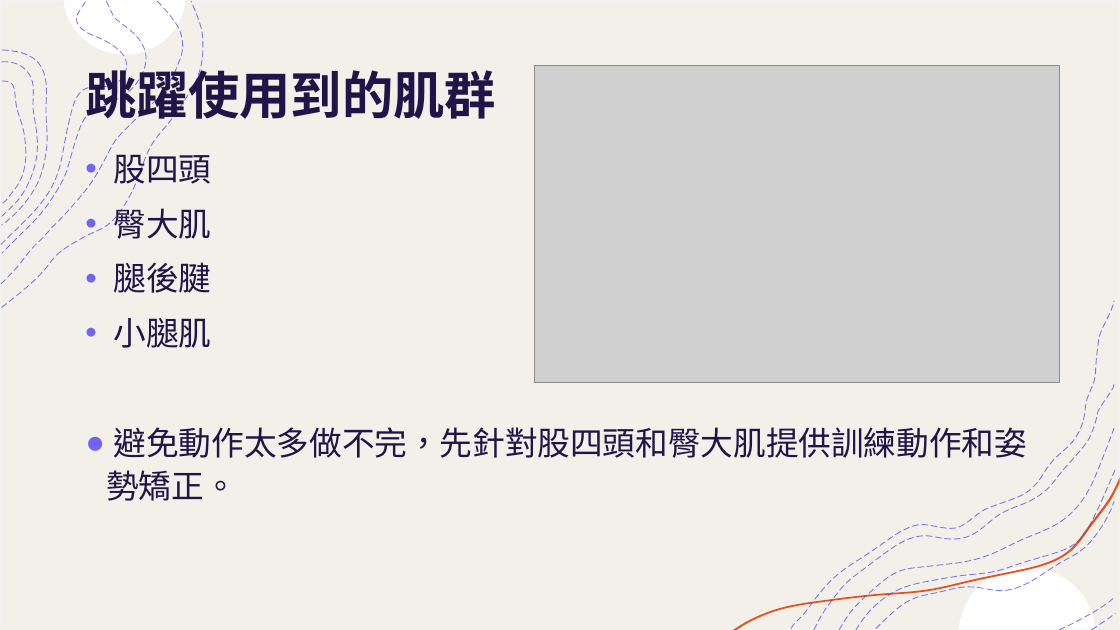
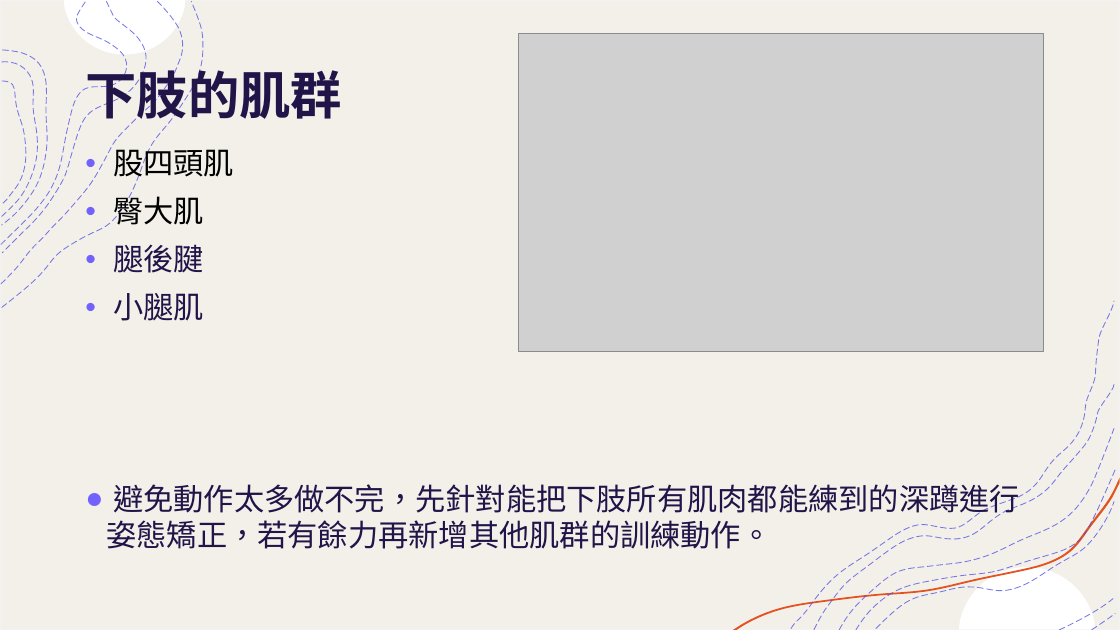
Before and after one commit to mizulun/seatpose-system, a slide deck: slide 8 of 提升運動表現輔助系統.pptx. Drawn at 1120x630 pixels with LibreOffice and Linux fonts; fonts in the diff are those of the drawing; grey boxes stand for pictures. Boxes give left, top, right and bottom in pixels: in the first picture for what was removed or moved away, otherwise in the second. Text is boxed around its words. In the diff, an @@ line names an element or a change of style, - is before the commit and + after.

Commit message:
更改成下肢重訓姿勢矯正輔助系統 更改設計動機與目的 新增姿勢判定標準 新增架設環境遇到的問題

```diff
--- a/提升運動表現輔助系統.pptx
+++ b/提升運動表現輔助系統.pptx
@@ picture: place and size @@
-picture at <box>534,66,1060,383</box>
+picture at <box>518,34,1044,351</box>
@@ title at <box>85,62,342,127</box>: text changed @@
-跳躍使用到的肌群
+下肢的肌群
@@ text at <box>113,144,234,181</box>: text changed; size 28 to 25.9 pt; text colour #201449 to #000000 @@
-• 股四頭
+• 股四頭肌
@@ text at <box>113,192,204,321</box>: size 28 to 25.9 pt in "臀大肌", "腿後腱", "小腿肌"; text colour #201449 to #000000 in "臀大肌"; line spacing 1.1 to 1 @@
@@ text at <box>106,484,1020,549</box>: text changed; size 28 to 25.9 pt @@
-● 避免動作太多做不完，先針對股四頭和臀大肌提供訓練動作和姿勢矯正。
+● 避免動作太多做不完，先針對能把下肢所有肌肉都能練到的深蹲進行姿態矯正，若有餘力再新增其他肌群的訓練動作。
```
Also in this commit, not shown: 7 other slides changed, 12 slides added, 3 slides removed.
